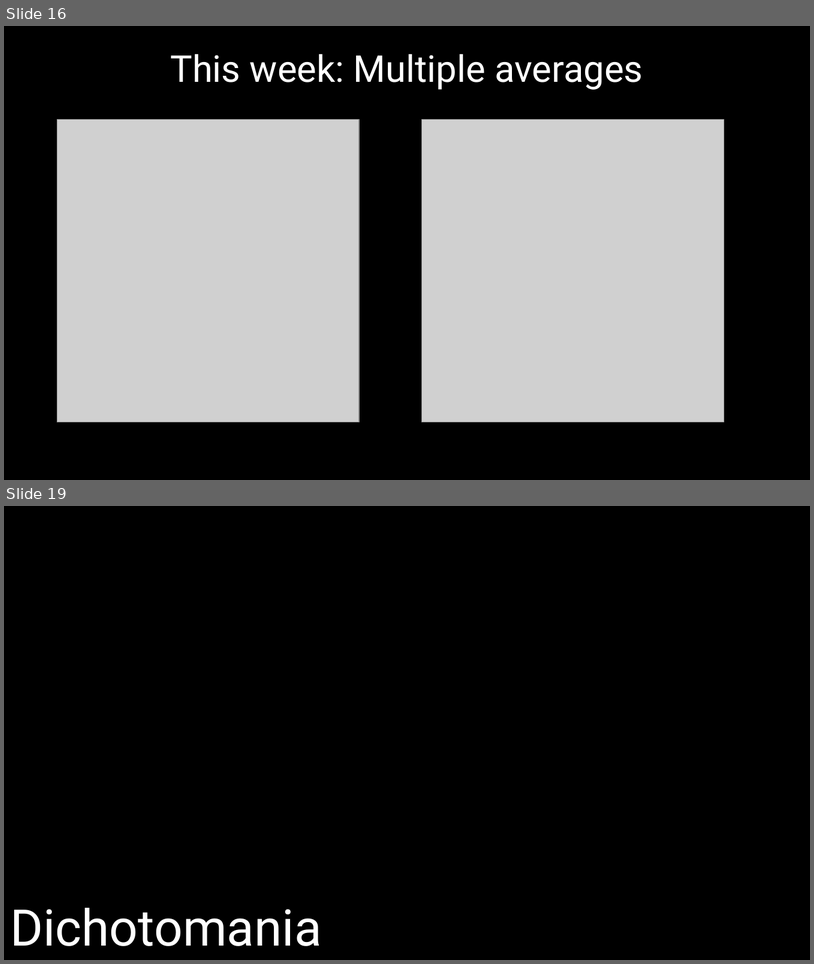
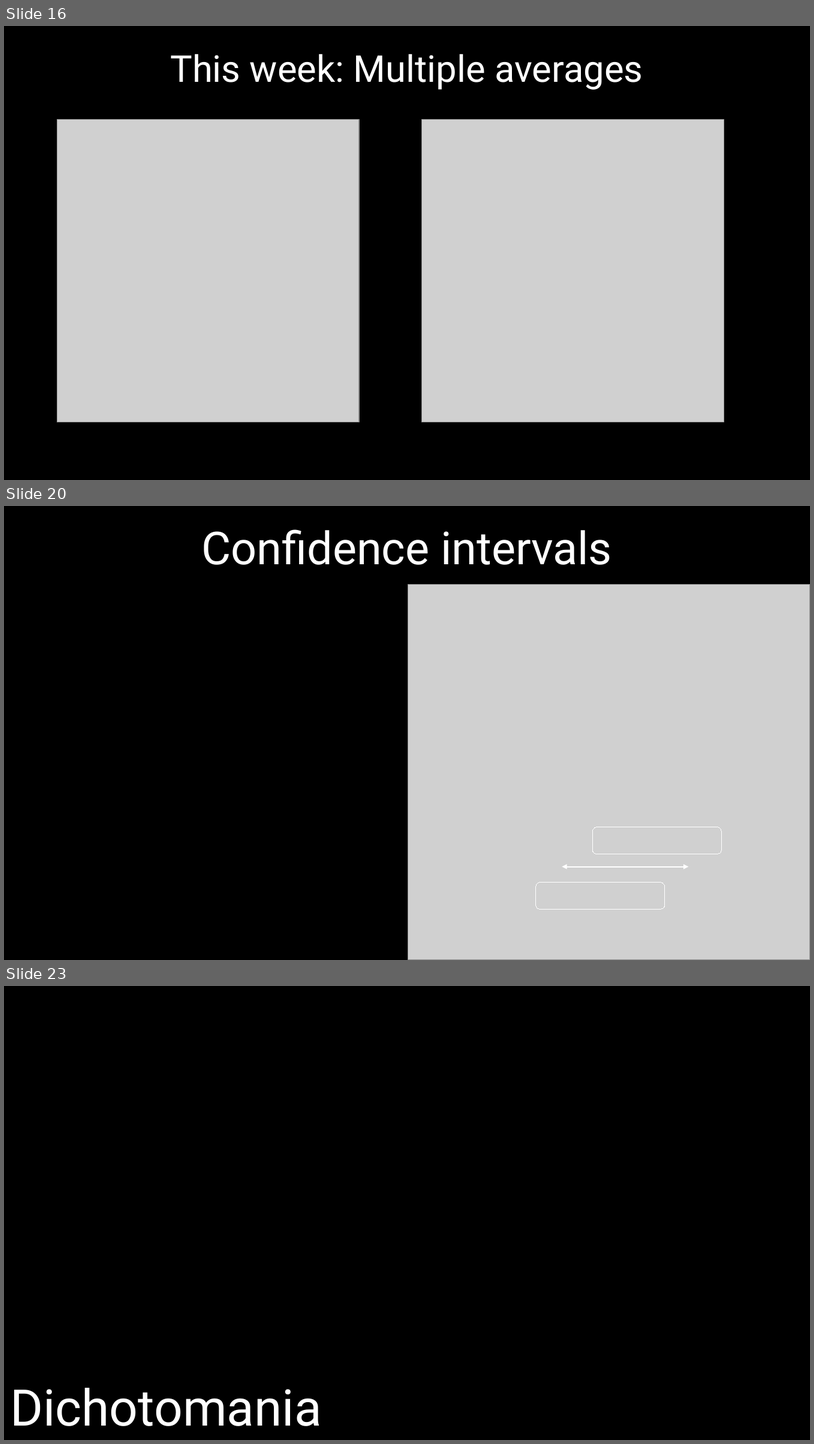
Before and after one commit to DeonRoos/006-BI3010, a slide deck: Lecture 7 - Cat LM/slides/LM with cat.pptx. Shown one above the other, each under a label of ours: slides 16 and 19 before the commit, slides 16, 20 and 23 after it; the slides between them are not shown. The pictures are 814x964 and 814x1444 pixels, drawn with LibreOffice and Linux fonts; fonts in the diff are those of the drawing; grey boxes stand for pictures. Boxes give left, top, right and bottom in pixels: in the first picture for what was removed or moved away, otherwise in the second. Text is boxed around its words. In the diff, an @@ line names an element or a change of style, - is before the commit and + after.

```diff
--- a/Lecture 7 - Cat LM/slides/LM with cat.pptx
+++ b/Lecture 7 - Cat LM/slides/LM with cat.pptx
@@ slide 20 added at (x1=4, y1=506, x2=810, y2=960), background #000000 @@
@@ title added at (x1=202, y1=529, x2=612, y2=565), 54 pt, text #FFFFFF @@
+Confidence intervals
@@ picture added at (x1=408, y1=584, x2=810, y2=960) @@
@@ picture added at (x1=593, y1=826, x2=722, y2=854) @@
@@ picture added at (x1=536, y1=882, x2=666, y2=909) @@
@@ arrow added from (626, 867) to (563, 867), #FFFFFF 1.5 pt @@
@@ arrow added from (626, 867) to (689, 867), #FFFFFF 1.5 pt @@
@@ what was slide 19 is now slide 23 @@
```
Also in this commit, not shown: 5 slides changed, 4 other slides added, 10 other files.
